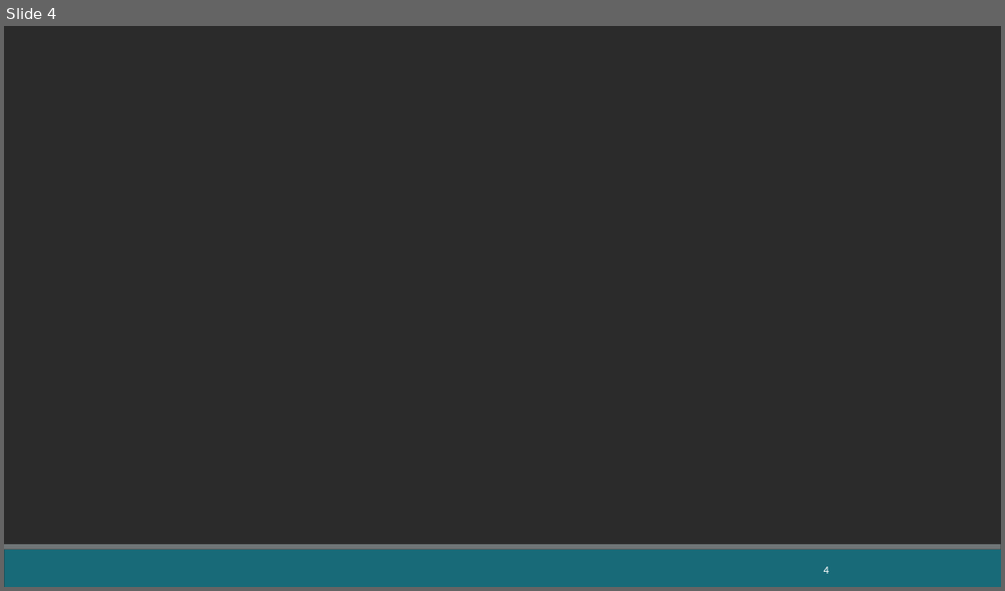
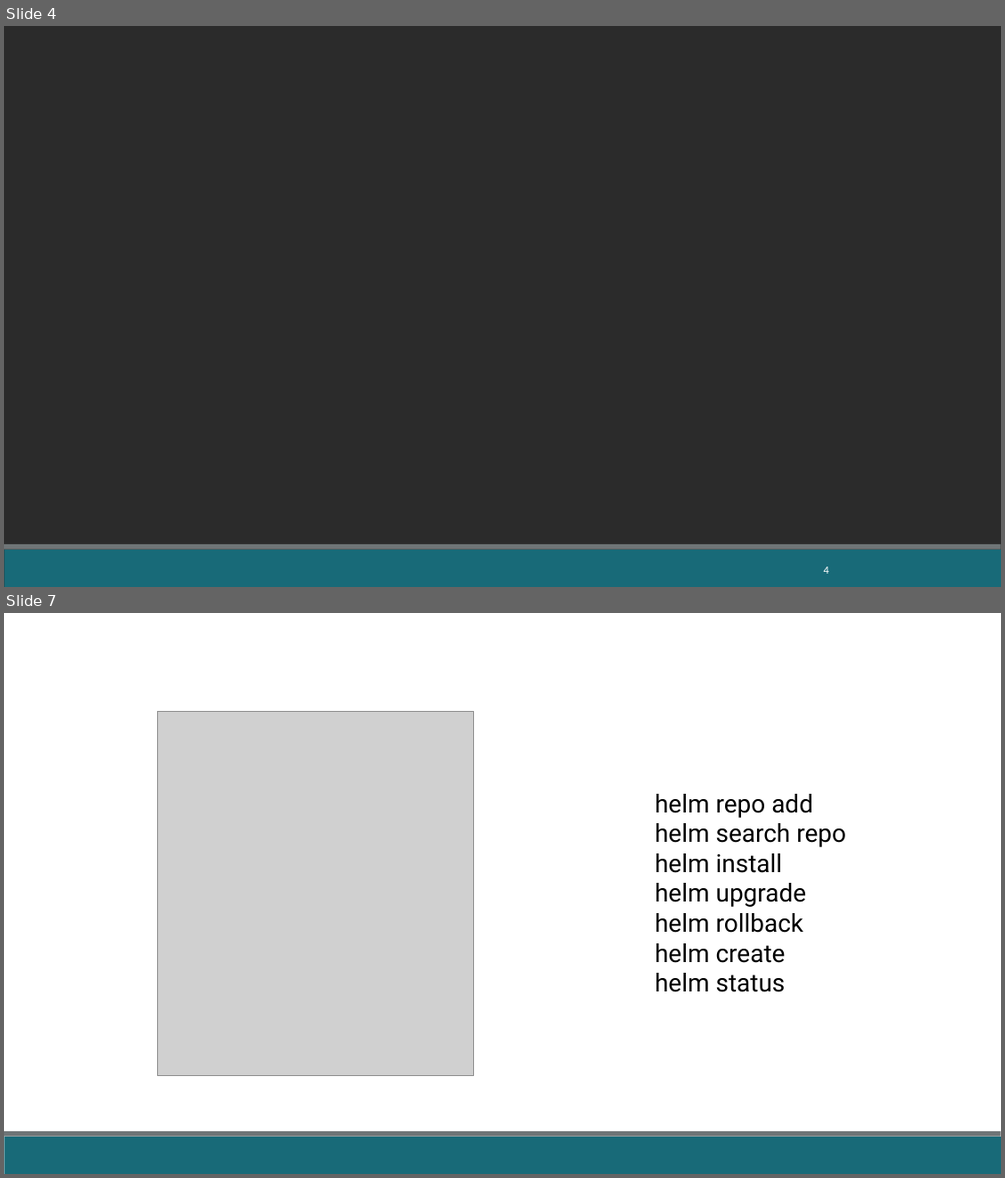
Before and after one commit to fabricioveronez/Apresentacao_Helm, a slide deck: docs/Helm.pptx. Shown one above the other, each under a label of ours: slide 4 before the commit, slides 4 and 7 after it; the slides between them are not shown. The pictures are 1005x591 and 1005x1178 pixels, drawn with LibreOffice and Linux fonts; fonts in the diff are those of the drawing; grey boxes stand for pictures; background and template pictures are left out; a plain dark background stands for a picture behind light text. Boxes give left, top, right and bottom in pixels: in the first picture for what was removed or moved away, otherwise in the second. Text is boxed around its words. In the diff, an @@ line names an element or a change of style, - is before the commit and + after.

```diff
--- a/docs/Helm.pptx
+++ b/docs/Helm.pptx
@@ slide 7 added at (x1=4, y1=613, x2=1001, y2=1174), background #FFFFFF; not listed: 2 template elements that a slide beside it also shows @@
@@ picture added at (x1=157, y1=711, x2=474, y2=1076) @@
@@ text added at (x1=655, y1=794, x2=846, y2=992), 18 pt, text #000000 @@
+helm repo add
+helm search repo
+helm install
+helm upgrade
+helm rollback
+helm create
+helm status
```
Also in this commit, not shown: 1 slide changed, 6 other slides added, 1 slide removed, 20 other files.
